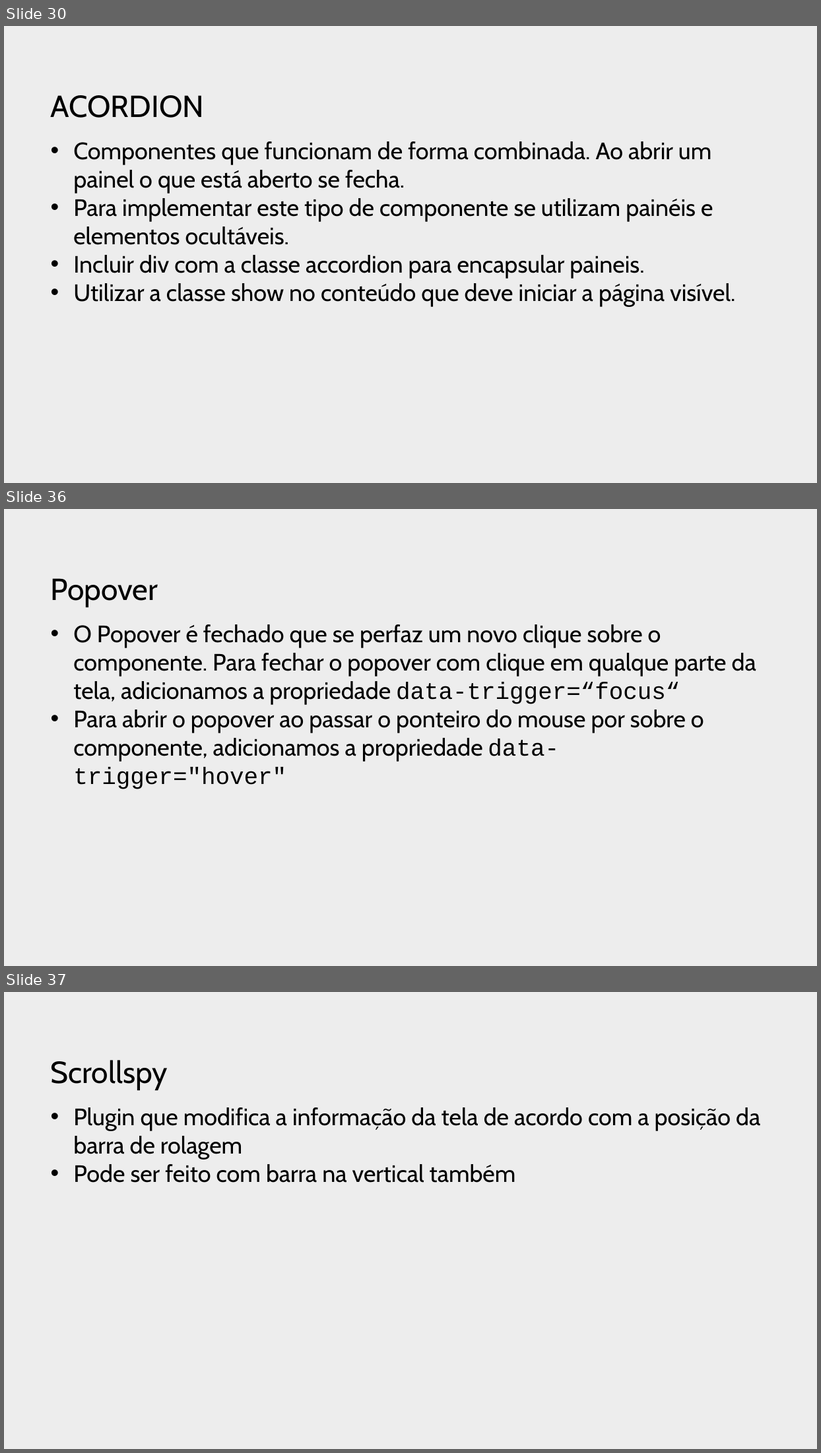
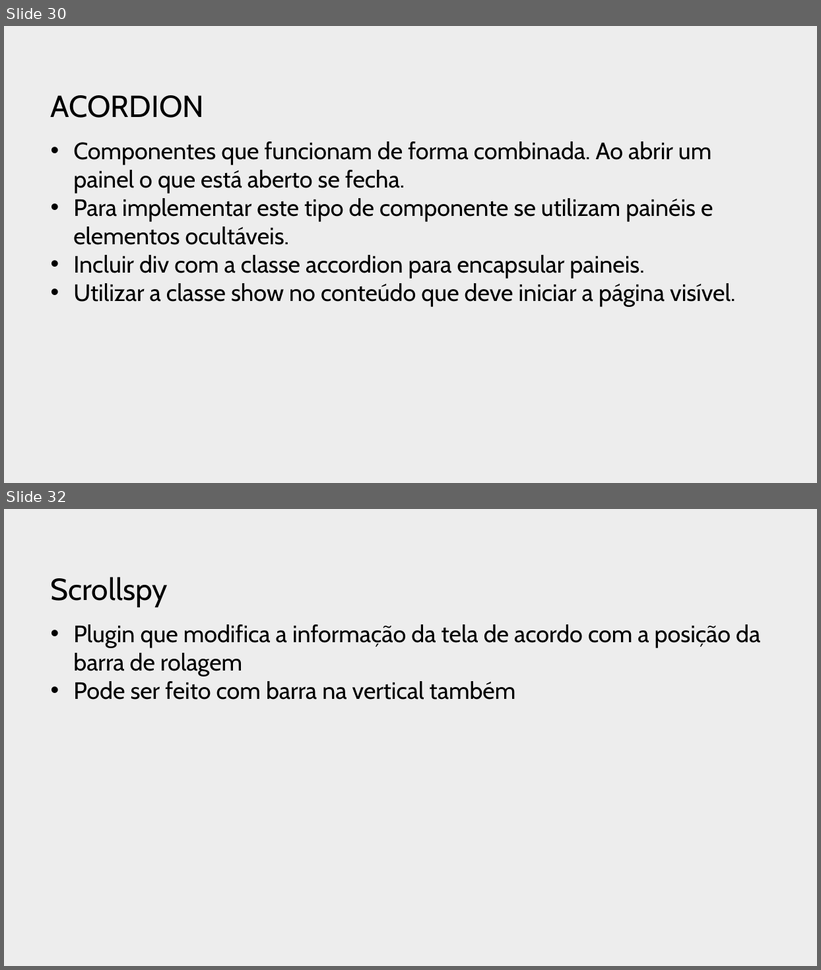
Before and after one commit to profJulioMomente/LTP2_3SI, a slide deck: 2018/2018.05.08-TheFoundations-BootStrap.pptx. Shown one above the other, each under a label of ours: slides 30, 36 and 37 before the commit, slides 30 and 32 after it; the slides between them are not shown. The pictures are 821x1453 and 821x970 pixels, drawn with LibreOffice and Linux fonts; fonts in the diff are those of the drawing; background and template pictures are left out. Boxes give left, top, right and bottom in pixels: in the first picture for what was removed or moved away, otherwise in the second. Text is boxed around its words. In the diff, an @@ line names an element or a change of style, - is before the commit and + after.

```diff
--- a/2018/2018.05.08-TheFoundations-BootStrap.pptx
+++ b/2018/2018.05.08-TheFoundations-BootStrap.pptx
@@ slide 36 removed at (4,509,817,966), background picture (left out) @@
@@ title removed at (51,578,158,607) @@
-Popover
@@ text removed at (73,625,756,789) @@
-• O Popover é fechado que se perfaz um novo clique sobre o componente. Para fechar o popover com clique em qualque parte da tela, adicionamos a propriedade data-trigger=“focus“
-• Para abrir o popover ao passar o ponteiro do mouse por sobre o componente, adicionamos a propriedade data-trigger="hover"
@@ what was slide 37 is now slide 32 @@
```
Also in this commit, not shown: 2 slides changed, 3 slides added, 5 other slides removed, 3 other files.
